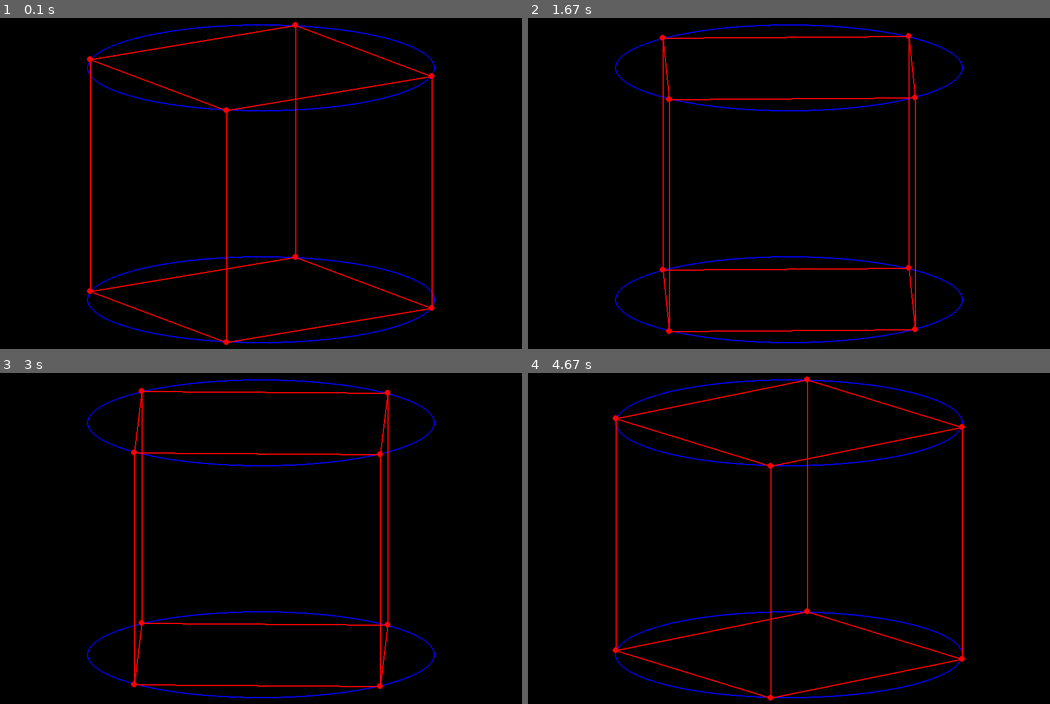
Above: before the commit, frames 1-4 (two rows, left to right).
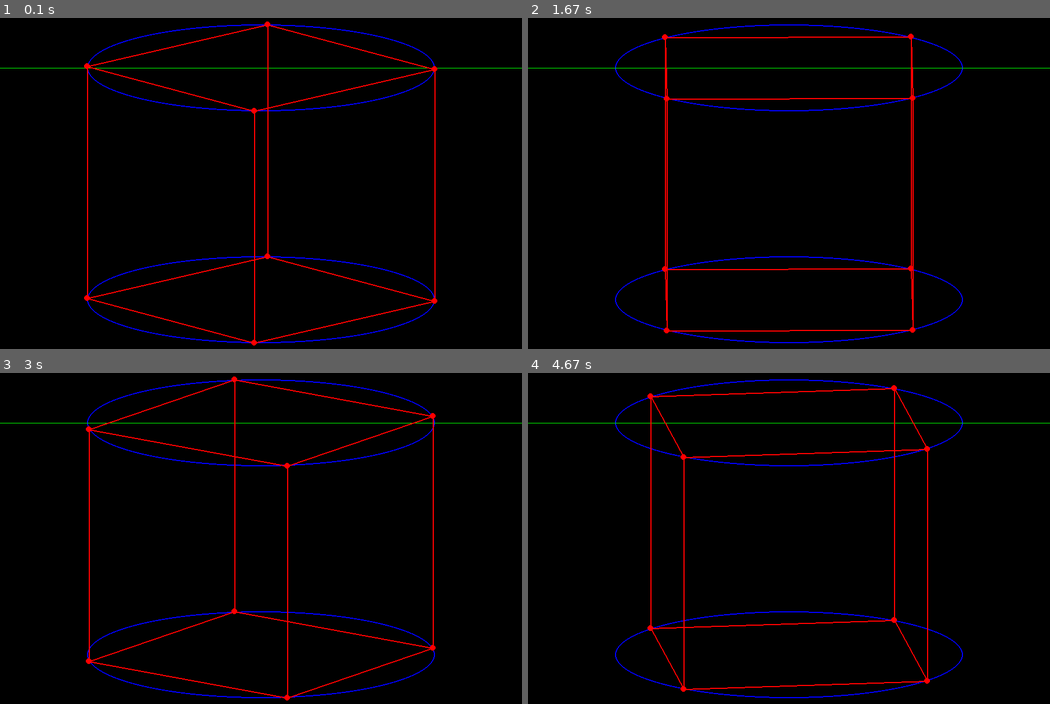
Above: after the commit, the same moments.

Repository: KucherMucher/POO11
Game: pygame game, started from pygame_1/3dtest2.py
Two runs of this game, one before a commit and one after it. Both use one fixed random seed, a clock stepped at 60 frames per second and the inputs below.
Inputs:
- Up to frame 1 (0.1 s): no input
- Up to frame 2 (1.67 s): no input
- Up to frame 3 (3 s): no input
- Up to frame 4 (4.67 s): no input

The runs differ from the first frame. In frame 1, 3.2% of the frame differs, in the area x 0-100%, y 1-99%; in frame 2, 1.8%; in frame 3, 3.2%; in frame 4, 3.2%.

Commit message:
small changes

Diff:
--- a/pygame_1/3dtest2.py
+++ b/pygame_1/3dtest2.py
@@ -1,19 +1,24 @@
 import pygame # pyright: ignore[reportMissingImports]
 import math
+import sys
 
 pygame.init()
 
-screen = pygame.display.set_mode((900, 900))
+width  = 900
+height = 900
+screen = pygame.display.set_mode((width, height))
 
 fps = pygame.time.Clock()
 
-blue = (0, 0, 255)
-red = (255, 0, 0)
-ang1=math.pi*2
-ang2=math.pi/2
-ang3=math.pi
-ang4=(3*math.pi)/2
-time=0
+blue  = (0, 0, 255)
+red   = (255, 0, 0)
+green = (0, 255, 0)
+
+ang1 = math.pi*2
+ang2 = math.pi/2
+ang3 = math.pi
+ang4 = (3*math.pi)/2
+time = 0
 
 ellipse_rect_top=pygame.Rect(150, 200, 600, 150)
 
@@ -78,7 +83,14 @@
     #drawwing axis
 
     ellipse = pygame.draw.ellipse(screen, blue, ellipse_rect_top , 2)
-    ellipse = pygame.draw.ellipse(screen, blue, ellipse_rect_bottom , 2)
+    ellipse1 = pygame.draw.ellipse(screen, blue, ellipse_rect_bottom , 2)
+
+
+
+    yy = 275
+    pygame.draw.line(screen, green, (0, yy), (width, yy))
+
+
 
     #drawing points
     point1 = pygame.draw.circle(screen, red, (px1t,py1t), 5)
@@ -110,11 +122,14 @@
     line11=pygame.draw.line(screen, red, (point7.centerx, point7.centery), (point6.centerx, point6.centery), 2)
     line12=pygame.draw.line(screen, red, (point7.centerx, point7.centery), (point8.centerx, point8.centery), 2)
 
-    ang1+=0.1
-    ang2+=0.1
-    ang3+=0.1
-    ang4+=0.1
+    ang1+=0.02
+    ang2+=0.02
+    ang3+=0.02
+    ang4+=0.02
 
     pygame.display.update()
 
     fps.tick(24)
+
+pygame.quit()
+sys.exit()
